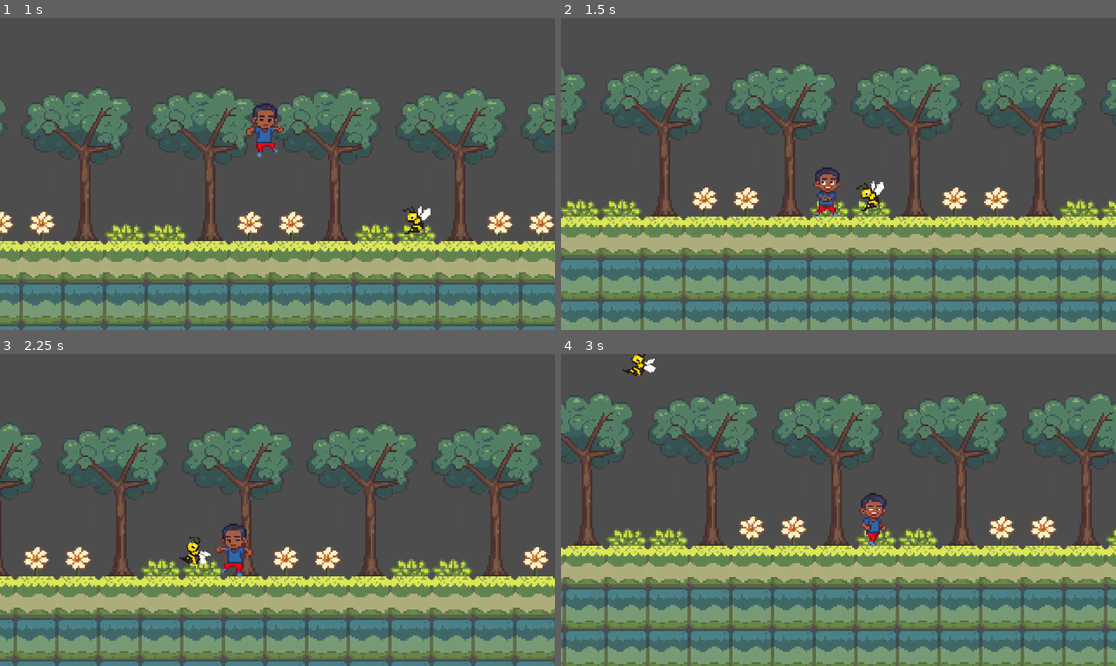
Above: before the commit, frames 1-4 (two rows, left to right).
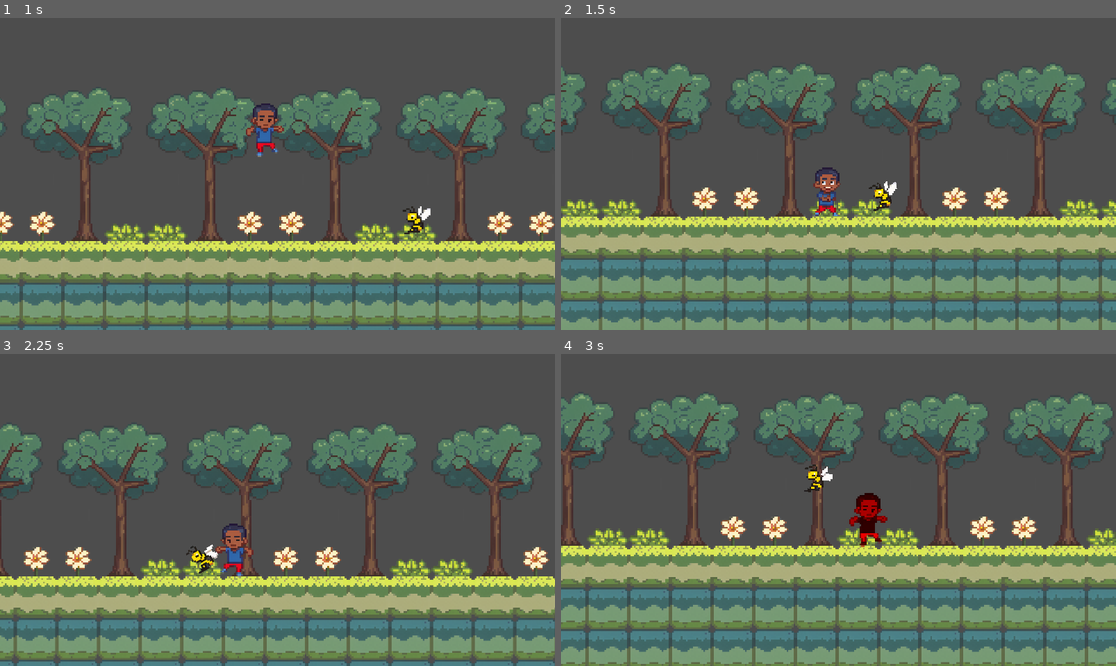
Above: after the commit, the same moments.

Repository: codenergy-dev/maricagamesjam2025_codenergy
Game: Godot game, scene res://scenes/game.tscn
Same seed, same stepped clock (60 frames per second), same inputs: the game is played once before the commit and once after it. The engine's default icon, where the game draws it, is replaced by a stand-in: a white triangle on a blue panel in a dark square.
Inputs:
- Up to frame 1 (1 s): tap Enter (ui_accept) at 0.5, 0.77 s; hold Right (ui_right) from 0.53 s (still down)
- Up to frame 2 (1.5 s): keep holding Right (ui_right)
- Up to frame 3 (2.25 s): tap Enter (ui_accept) at 1.52 s; release Right (ui_right) at 2.03 s; hold Left (ui_left) from 2.03 s (still down)
- Up to frame 4 (3 s): release Left (ui_left) at 2.78 s; hold Right (ui_right) from 2.78 s (still down)

Frame 1 is identical in both runs. In frame 2, 0.4% of the frame differs, in the area x 53-61%, y 52-62%; in frame 3, 0.3%; in frame 4, 27%, in the area x 0-100%, y 0-100%.

Commit message:
Add recoil to tackle script

Diff:
--- a/godot/scripts/tackle.gd
+++ b/godot/scripts/tackle.gd
@@ -6,12 +6,15 @@
 # Multiplier for the launch force.
 @export var force_multiplier: float = 2000.0
 
-# NEW: Offset de rotação em radianos. Ajuste este valor!
-# Use PI (para 180 graus), PI/2 (para 90 graus), -PI/2 (para -90 graus), etc.
-# Se o seu RayCast aponta para a ESQUERDA, use PI.
-# Se o seu RayCast aponta para CIMA, use -PI / 2.
-# Se o seu RayCast aponta para BAIXO, use PI / 2.
-@export var rotation_offset: float = PI # Exemplo para uma abelha que aponta para a esquerda
+@export var rotation_offset: float = PI
+
+@export var max_rotation_degrees: float = 30.0
+
+# [NOVO] Variáveis para configurar o recuo
+@export_group("Recuo (Recoil)")
+@export var detection_recoil_distance: float = 96.0 # Distância em pixels do recuo
+@export var detection_recoil_duration: float = 0.5 # Duração do movimento para trás
+@export var detection_return_duration: float = 0.25 # Duração do movimento de volta
 
 @onready var raycast: RayCast2D = $RayCast2D
 @onready var timer: Timer = $Timer
@@ -22,32 +25,18 @@
 @export var max_tackle_count = 1
 var tackle_count = 0
 
-@export var max_rotation_degrees: float = 30.0
-var start_rotation: float = 0
+var start_rotation: float = 0.0
 
 func _ready():
 	timer.timeout.connect(_on_timer_timeout)
 
 func _physics_process(delta):
 	if is_charging and is_instance_valid(target_object):
-		# 1. Definimos o nosso limite em radianos.
 		var max_rotation_rad = deg_to_rad(max_rotation_degrees)
-
-		# 2. Calculamos o ângulo ideal (absoluto) para olhar para o alvo.
 		var angle_to_target = (target_object.global_position - global_position).angle()
-
-		# 3. Calculamos o ângulo que o nosso sprite precisa ter para olhar para o alvo.
-		#    Isso considera o offset da imagem.
 		var desired_rotation = angle_to_target + rotation_offset
-
-		# 4. Calculamos a DIFERENÇA entre a rotação desejada e a rotação INICIAL da carga.
-		#    `angle_difference` lida corretamente com a "virada" de 180 para -180 graus.
 		var angle_diff = angle_difference(desired_rotation, start_rotation)
-
-		# 5. Clampamos (limitamos) essa DIFERENÇA de ângulo.
 		var clamped_diff = clamp(angle_diff, -max_rotation_rad, max_rotation_rad)
-
-		# 6. A nossa rotação final será a rotação INICIAL mais a diferença limitada.
 		global_rotation = start_rotation + clamped_diff * -1
 
 	elif not is_charging and tackle_count < max_tackle_count:
@@ -63,22 +52,44 @@
 			is_charging = true
 			target_object = collider
 			start_rotation = global_rotation
+
+			# [MODIFICADO] Chama a animação de recuo
+			play_detection_recoil()
+
 			timer.start()
 
+# [NOVO] Função que cria a animação de "aviso"
+func play_detection_recoil():
+	var forward_direction = Vector2.RIGHT.rotated(global_rotation - rotation_offset)
+	var backward_direction = -forward_direction
+
+	var start_position = global_position
+	var recoil_position = global_position + backward_direction * detection_recoil_distance
+
+	var tween = create_tween().set_parallel(false) # Garante que as animações rodem em sequência
+	tween.tween_property(self, "global_position", recoil_position, detection_recoil_duration).set_trans(Tween.TRANS_SINE)
+	tween.tween_property(self, "global_position", start_position, detection_return_duration).set_trans(Tween.TRANS_SINE)
+
+# [MODIFICADO] Função agora é assíncrona
 func _on_timer_timeout():
 	if not is_instance_valid(target_object):
 		is_charging = false
 		target_object = null
 		return
 
-	# --- LÓGICA DE LANÇAMENTO CORRIGIDA ---
-	# Agora, a "frente" da abelha é determinada pela sua rotação.
-	# Vector2.RIGHT.rotated(global_rotation) nos dá o vetor que aponta para a "frente"
-	# relativa da abelha, considerando a rotação que acabamos de aplicar.
-	var launch_direction = Vector2.RIGHT.rotated(global_rotation - rotation_offset)
-	# ---------------------------------------
+	# Lógica de recuo antes do impulso
+	var forward_direction = Vector2.RIGHT.rotated(global_rotation - rotation_offset)
+	var backward_direction = -forward_direction
+	var recoil_position = global_position + backward_direction * detection_recoil_distance
 
-	apply_central_impulse(launch_direction * force_multiplier)
+	var tween = create_tween()
+	tween.tween_property(self, "global_position", recoil_position, detection_recoil_duration).set_trans(Tween.TRANS_QUAD)
+
+	# Pausa a função até o recuo terminar
+	await tween.finished
+
+	# Lógica de lançamento
+	apply_central_impulse(forward_direction * force_multiplier)
 
 	is_charging = false
 	target_object = null
